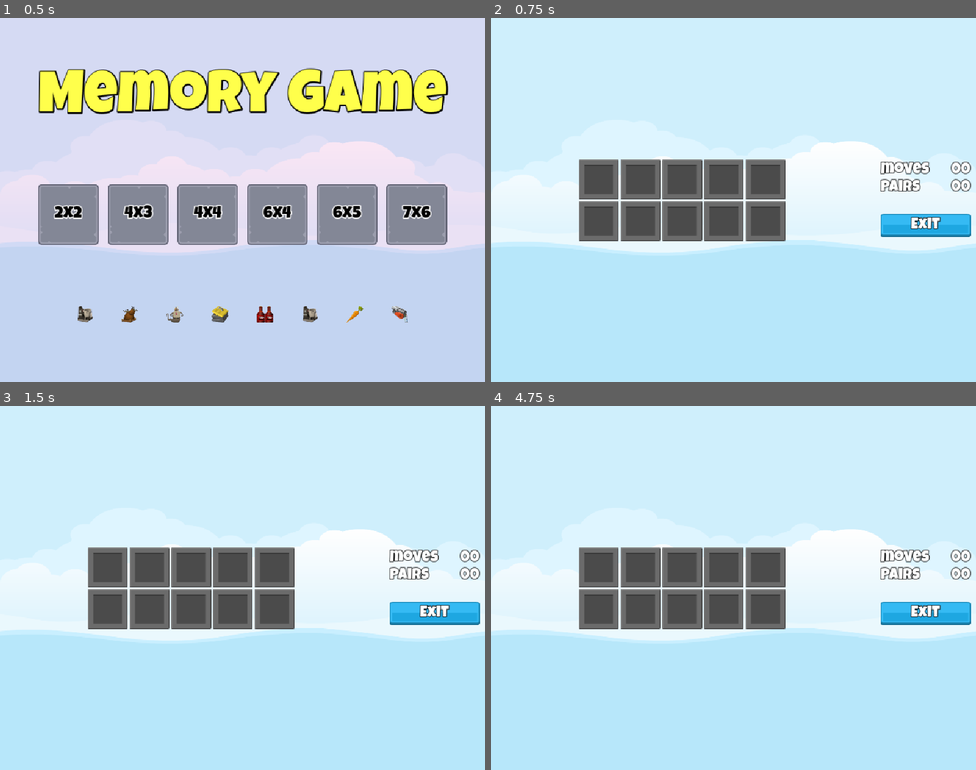
Above: before the commit, frames 1-4 (two rows, left to right).
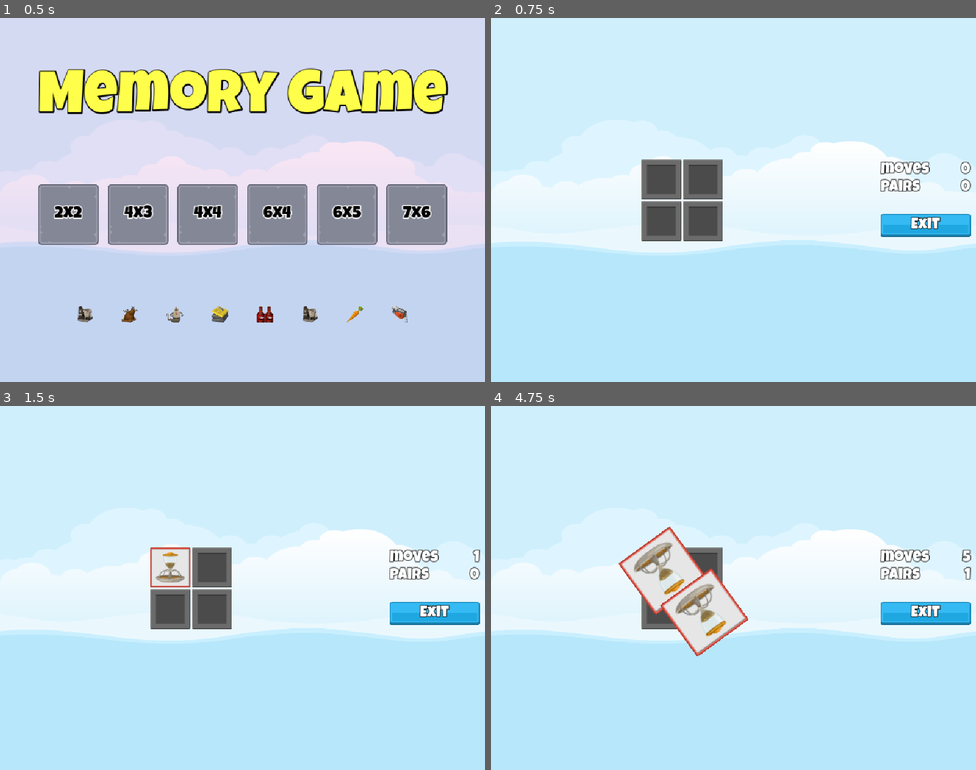
Above: after the commit, the same moments.

Repository: Hombolygo/Memory
Game: Godot game, scene res://Scenes/Master/Master.tscn
Two runs of this game, one before a commit and one after it. Both use one fixed random seed, a clock stepped at 60 frames per second and the inputs below.
Inputs (mouse positions are in pixels of both pictures, inside the frame that each line leads up to):
- Up to frame 1 (0.5 s): no input
- Up to frame 2 (0.75 s): click "2x2" at 0.5 s
- Up to frame 3 (1.5 s): click (169, 566) at 1.27 s
- Up to frame 4 (4.75 s): click (704, 566) at 2.02 s; click (660, 609) at 2.77 s; click (704, 609) at 3.52 s; click (660, 566) at 4.27 s

Frame 1 is identical in both runs. In frame 2, 7.1% of the frame differs, in the area x 18-99%, y 38-62%; in frame 3, 7.7%; in frame 4, 9.5%, in the area x 18-100%, y 33-69%.

Commit message:
finishing up the game

Diff:
--- a/Classes/LevelDataSelector.gd
+++ b/Classes/LevelDataSelector.gd
@@ -4,5 +4,40 @@
 
 const LEVELS_DATA : LevelDataResource = preload("res://Resources/levels_data.tres");
 
+var _selected_images: Array[Texture2D];
+var _level_setting: LevelSettingResource;
+
+func _init(level_setting: LevelSettingResource, selected_images: Array[Texture2D]) -> void:
+	_selected_images = selected_images;
+	_level_setting = level_setting;
+
+func get_target_pairs() -> int:
+	return _level_setting.get_target_pairs();
+
+func get_number_of_columns() -> int:
+	return _level_setting.columns;
+
+#region statics
 static func get_level_setting(level: int) -> LevelSettingResource:
 	return LEVELS_DATA.get_level_data(level);
+
+static func get_level_selection(level_num:int) -> LevelDataSelector:
+	var level_settings : LevelSettingResource = get_level_setting(level_num);
+
+	if level_settings == null:
+		return null;
+
+	ImageManager.shuffle_images();
+
+	var selected_images : Array[Texture2D];
+
+	for i in range(level_settings.get_target_pairs()):
+		selected_images.append(ImageManager.get_image(i));
+		selected_images.append(ImageManager.get_image(i));
+
+	selected_images.shuffle();
+
+	return LevelDataSelector.new(level_settings, selected_images);
+	pass;
+
+	#endregion
--- a/Globals/SignalHub.gd
+++ b/Globals/SignalHub.gd
@@ -2,3 +2,7 @@
 
 signal show_game(level:int);
 signal show_menu
+
+signal MemoryTilePressed(tile : MemoryTile);
+
+signal GameOver(moves: int);
--- a/Scenes/Game/Game.gd
+++ b/Scenes/Game/Game.gd
@@ -1,9 +1,39 @@
 extends Control
-
-
-
-
+const MEMORY_TILE = preload("res://Scenes/MemoryTile/MemoryTile.tscn")
+@onready var tile_grid: GridContainer = $HBoxContainer2/TileGrid
+@onready var scorer: Scorer = $Scorer
+@onready var sound: AudioStreamPlayer = $sound
+@onready var moves_label: Label = $HBoxContainer2/MarginContainer/VBoxContainer/HBoxContainer/MovesLabel
+@onready var pairs_label: Label = $HBoxContainer2/MarginContainer/VBoxContainer/HBoxContainer2/PairsLabel
 
 func _on_exit_button_pressed() -> void:
+	for t in tile_grid.get_children():
+		t.queue_free();
+	scorer._selections.clear();
+	SoundManager.play_button_click(sound);
 	SignalHub.show_menu.emit();
 	pass # Replace with function body.
+
+func _process(delta: float) -> void:
+	moves_label.text = scorer.get_moves_made();
+	pairs_label.text = scorer.get_pairs_made();
+	pass;
+
+func _enter_tree() -> void:
+	SignalHub.show_game.connect(level_selected)
+
+func level_selected(level_number: int) -> void:
+	var lds : LevelDataSelector = LevelDataSelector.get_level_selection(level_number);
+
+	var frame_image : Texture2D = ImageManager.get_random_frame_image();
+	tile_grid.columns = lds.get_number_of_columns();
+
+	for im in lds._selected_images:
+		add_memory_tile(im, frame_image);
+	scorer.clear_new_game(lds.get_target_pairs());
+	pass;
+
+func add_memory_tile(image: Texture2D, frame: Texture2D) -> void:
+	var mt : MemoryTile = MEMORY_TILE.instantiate();
+	tile_grid.add_child(mt);
+	mt.setup(image, frame);
--- a/Scenes/Game/Game.tscn
+++ b/Scenes/Game/Game.tscn
@@ -1,10 +1,11 @@
-[gd_scene load_steps=6 format=3 uid="uid://ce83a11mhh7r"]
+[gd_scene load_steps=7 format=3 uid="uid://ce83a11mhh7r"]
 
-[ext_resource type="Texture2D" uid="uid://dw3w0yx58ef67" path="res://assets/frames/hidden_frame_blank.png" id="1_gwu2e"]
 [ext_resource type="Script" uid="uid://dturt6jv8pdrb" path="res://Scenes/Game/Game.gd" id="1_y3kpf"]
 [ext_resource type="LabelSettings" uid="uid://ymqj6qkn4heq" path="res://Resources/white_32_labelsettings.tres" id="2_ln2h6"]
 [ext_resource type="Texture2D" uid="uid://bwngsqm6sduag" path="res://assets/ui/blue_button00.png" id="2_xbxml"]
 [ext_resource type="Texture2D" uid="uid://ywtwa3nwt5p3" path="res://assets/ui/green_button00.png" id="4_y3kpf"]
+[ext_resource type="PackedScene" uid="uid://bkaew8ked81tw" path="res://Scenes/Scorer/Scorer.tscn" id="5_y3kpf"]
+[ext_resource type="PackedScene" uid="uid://dxd4ncrsaupb1" path="res://Scenes/GameOverUI/GameOverUi.tscn" id="6_3k6gv"]
 
 [node name="Game" type="Control"]
 layout_mode = 3
@@ -23,51 +24,11 @@
 grow_horizontal = 2
 grow_vertical = 2
 
-[node name="GridContainer" type="GridContainer" parent="HBoxContainer2"]
+[node name="TileGrid" type="GridContainer" parent="HBoxContainer2"]
 layout_mode = 2
 size_flags_horizontal = 6
 size_flags_vertical = 4
 columns = 5
-
-[node name="TextureRect" type="TextureRect" parent="HBoxContainer2/GridContainer"]
-layout_mode = 2
-texture = ExtResource("1_gwu2e")
-
-[node name="TextureRect8" type="TextureRect" parent="HBoxContainer2/GridContainer"]
-layout_mode = 2
-texture = ExtResource("1_gwu2e")
-
-[node name="TextureRect9" type="TextureRect" parent="HBoxContainer2/GridContainer"]
-layout_mode = 2
-texture = ExtResource("1_gwu2e")
-
-[node name="TextureRect10" type="TextureRect" parent="HBoxContainer2/GridContainer"]
-layout_mode = 2
-texture = ExtResource("1_gwu2e")
-
-[node name="TextureRect2" type="TextureRect" parent="HBoxContainer2/GridContainer"]
-layout_mode = 2
-texture = ExtResource("1_gwu2e")
-
-[node name="TextureRect3" type="TextureRect" parent="HBoxContainer2/GridContainer"]
-layout_mode = 2
-texture = ExtResource("1_gwu2e")
-
-[node name="TextureRect4" type="TextureRect" parent="HBoxContainer2/GridContainer"]
-layout_mode = 2
-texture = ExtResource("1_gwu2e")
-
-[node name="TextureRect5" type="TextureRect" parent="HBoxContainer2/GridContainer"]
-layout_mode = 2
-texture = ExtResource("1_gwu2e")
-
-[node name="TextureRect6" type="TextureRect" parent="HBoxContainer2/GridContainer"]
-layout_mode = 2
-texture = ExtResource("1_gwu2e")
-
-[node name="TextureRect7" type="TextureRect" parent="HBoxContainer2/GridContainer"]
-layout_mode = 2
-texture = ExtResource("1_gwu2e")
 
 [node name="MarginContainer" type="MarginContainer" parent="HBoxContainer2"]
 custom_minimum_size = Vector2(200, 0)
@@ -136,4 +97,17 @@
 horizontal_alignment = 1
 vertical_alignment = 1
 
+[node name="Scorer" parent="." instance=ExtResource("5_y3kpf")]
+
+[node name="sound" type="AudioStreamPlayer" parent="."]
+
+[node name="GameOverUI" parent="." instance=ExtResource("6_3k6gv")]
+visible = false
+layout_mode = 1
+anchors_preset = 8
+anchor_left = 0.5
+anchor_top = 0.5
+anchor_right = 0.5
+anchor_bottom = 0.5
+
 [connection signal="pressed" from="HBoxContainer2/MarginContainer/VBoxContainer/ExitButton" to="." method="_on_exit_button_pressed"]
--- /dev/null
+++ b/Scenes/GameOverUI/GameOverUi.gd
@@ -0,0 +1,16 @@
+extends Control
+
+@onready var moves_label: Label = $NinePatchRect/VB/MovesLabel
+
+# Called when the node enters the scene tree for the first time.
+func _ready() -> void:
+	SignalHub.show_menu.connect(exit_to_menu)
+	SignalHub.GameOver.connect(on_game_over)
+	pass # Replace with function body.
+
+func on_game_over(moves : int) -> void:
+	show();
+	moves_label.text = "You took %d moves" % moves
+
+func exit_to_menu() -> void:
+	hide();
--- /dev/null
+++ b/Scenes/GameOverUI/GameOverUi.tscn
@@ -0,0 +1,62 @@
+[gd_scene load_steps=4 format=3 uid="uid://dxd4ncrsaupb1"]
+
+[ext_resource type="Texture2D" uid="uid://halks78jcy6i" path="res://assets/ui/UIbg.png" id="1_eeca3"]
+[ext_resource type="Script" uid="uid://blantxpn7ybsp" path="res://Scenes/GameOverUI/GameOverUi.gd" id="1_rh7ns"]
+[ext_resource type="LabelSettings" uid="uid://ymqj6qkn4heq" path="res://Resources/white_32_labelsettings.tres" id="2_rh7ns"]
+
+[node name="GameOverUI" type="Control"]
+layout_mode = 3
+anchors_preset = 15
+anchor_right = 1.0
+anchor_bottom = 1.0
+grow_horizontal = 2
+grow_vertical = 2
+mouse_filter = 2
+script = ExtResource("1_rh7ns")
+
+[node name="NinePatchRect" type="NinePatchRect" parent="."]
+layout_mode = 1
+anchors_preset = 8
+anchor_left = 0.5
+anchor_top = 0.5
+anchor_right = 0.5
+anchor_bottom = 0.5
+offset_left = -256.0
+offset_top = -180.0
+offset_right = 256.0
+offset_bottom = 180.0
+grow_horizontal = 2
+grow_vertical = 2
+texture = ExtResource("1_eeca3")
+patch_margin_left = 10
+patch_margin_top = 10
+patch_margin_right = 10
+patch_margin_bottom = 10
+
+[node name="VB" type="VBoxContainer" parent="NinePatchRect"]
+layout_mode = 1
+anchors_preset = 8
+anchor_left = 0.5
+anchor_top = 0.5
+anchor_right = 0.5
+anchor_bottom = 0.5
+offset_left = -20.0
+offset_top = -20.0
+offset_right = 20.0
+offset_bottom = 20.0
+grow_horizontal = 2
+grow_vertical = 2
+
+[node name="Label" type="Label" parent="NinePatchRect/VB"]
+layout_mode = 2
+text = "You Win"
+label_settings = ExtResource("2_rh7ns")
+horizontal_alignment = 1
+vertical_alignment = 1
+
+[node name="MovesLabel" type="Label" parent="NinePatchRect/VB"]
+layout_mode = 2
+text = "You Win"
+label_settings = ExtResource("2_rh7ns")
+horizontal_alignment = 1
+vertical_alignment = 1
--- a/Scenes/LevelButton/LevelButton.gd
+++ b/Scenes/LevelButton/LevelButton.gd
@@ -2,6 +2,7 @@
 
 @export var level_button_number : int = 1;
 @onready var label: Label = $Label
+@onready var sound: AudioStreamPlayer = $Sound
 
 # Called when the node enters the scene tree for the first time.
 func _ready() -> void:
@@ -15,5 +16,6 @@
 
 
 func _on_pressed() -> void:
+	SoundManager.play_button_click(sound);
 	SignalHub.show_game.emit(level_button_number);
 	pass # Replace with function body.
--- a/Scenes/Master/Master.gd
+++ b/Scenes/Master/Master.gd
@@ -6,8 +6,7 @@
 
 # Called when the node enters the scene tree for the first time.
 func _ready() -> void:
-	exit_button_pressed()
-	#var st = LevelDataSelector.get_level_setting(7);
+	exit_button_pressed();
 	pass # Replace with function body.
 
 func _enter_tree() -> void:
--- a/Scenes/Master/Master.tscn
+++ b/Scenes/Master/Master.tscn
@@ -25,6 +25,7 @@
 expand_mode = 1
 
 [node name="Music" type="AudioStreamPlayer" parent="."]
+volume_db = -80.0
 
 [node name="Main" parent="." instance=ExtResource("3_7tgqy")]
 visible = false
--- /dev/null
+++ b/Scenes/MemoryTile/MemoryTile.gd
@@ -0,0 +1,44 @@
+extends TextureButton
+
+class_name MemoryTile
+
+@onready var item_image: TextureRect = $ItemImage
+@onready var frame_image: TextureRect = $FrameImage
+
+
+# Called when the node enters the scene tree for the first time.
+func _ready() -> void:
+	reveal(false);
+	pass # Replace with function body.
+
+func setup(image: Texture2D, frame: Texture2D) -> void:
+	frame_image.texture = frame;
+	item_image.texture = image;
+
+func matcher_other_tile(other : MemoryTile) -> bool:
+	return other != self and other.item_image.texture == self.item_image.texture
+
+func kill_on_success() -> void:
+	z_index = 1;
+	var tween : Tween = create_tween();
+	tween.set_parallel(true);
+	tween.tween_property(self, "disabled", true, 0);
+
+	tween.tween_property(self, "rotation_degrees", 1080, 0.5);
+	tween.tween_property(self, "scale", Vector2(2,2),0.5);
+	tween.set_parallel(false);
+	tween.tween_interval(0.6);
+	tween.tween_property(self, "scale", Vector2.ZERO, 0)
+
+	scale = Vector2.ZERO;
+
+
+
+func _on_pressed() -> void:
+	if(Scorer.SelectionEnabled):
+		SignalHub.MemoryTilePressed.emit(self);
+	pass # Replace with function body.
+
+func reveal(r : bool) -> void:
+	frame_image.visible = r;
+	item_image.visible = r;
--- /dev/null
+++ b/Scenes/MemoryTile/MemoryTile.tscn
@@ -0,0 +1,56 @@
+[gd_scene load_steps=5 format=3 uid="uid://wuxjbvwotooj"]
+
+[ext_resource type="Texture2D" uid="uid://dw3w0yx58ef67" path="res://assets/frames/hidden_frame_blank.png" id="1_4q7u0"]
+[ext_resource type="Texture2D" uid="uid://dg8xn2jg8lxpx" path="res://assets/frames/green_frame.png" id="2_o5k6v"]
+[ext_resource type="Script" uid="uid://w8m75su8yjsh" path="res://Scenes/MemoryTile/MemoryTile.gd" id="2_wbwsp"]
+[ext_resource type="Texture2D" uid="uid://cceyie5u8yhpd" path="res://assets/glitch/admin_widget.png" id="3_wbwsp"]
+
+[node name="MemoryTile" type="TextureButton"]
+anchors_preset = 8
+anchor_left = 0.5
+anchor_top = 0.5
+anchor_right = 0.5
+anchor_bottom = 0.5
+offset_left = -42.0
+offset_top = -42.0
+offset_right = 42.0
+offset_bottom = 42.0
+grow_horizontal = 2
+grow_vertical = 2
+pivot_offset = Vector2(42, 45)
+size_flags_horizontal = 4
+size_flags_vertical = 4
+texture_normal = ExtResource("1_4q7u0")
+script = ExtResource("2_wbwsp")
+
+[node name="FrameImage" type="TextureRect" parent="."]
+layout_mode = 1
+anchors_preset = 8
+anchor_left = 0.5
+anchor_top = 0.5
+anchor_right = 0.5
+anchor_bottom = 0.5
+offset_left = -42.0
+offset_top = -42.0
+offset_right = 42.0
+offset_bottom = 42.0
+grow_horizontal = 2
+grow_vertical = 2
+texture = ExtResource("2_o5k6v")
+
+[node name="ItemImage" type="TextureRect" parent="."]
+layout_mode = 1
+anchors_preset = 8
+anchor_left = 0.5
+anchor_top = 0.5
+anchor_right = 0.5
+anchor_bottom = 0.5
+offset_left = -32.0
+offset_top = -32.0
+offset_right = 32.0
+offset_bottom = 32.0
+grow_horizontal = 2
+grow_vertical = 2
+texture = ExtResource("3_wbwsp")
+
+[connection signal="pressed" from="." to="." method="_on_pressed"]
--- /dev/null
+++ b/Scenes/Scorer/Scorer.gd
@@ -0,0 +1,70 @@
+extends Node
+
+class_name Scorer
+
+@onready var sound: AudioStreamPlayer = $Sound
+@onready var reveal_timer: Timer = $RevealTimer
+
+static var SelectionEnabled: bool = true;
+
+var _selections : Array[MemoryTile];
+var _target_pairs : int = 0;
+var _moves : int = 0;
+var _pairs : int = 0;
+
+func get_moves_made() -> String:
+	return str(_moves);
+
+func get_pairs_made() -> String:
+	return str(_pairs);
+
+func _enter_tree() -> void:
+	SignalHub.MemoryTilePressed.connect(tile_pressed);
+
+func clear_new_game(target : int) -> void:
+	_selections.clear();
+	_target_pairs = target;
+	_moves = 0;
+	_pairs = 0;
+	SelectionEnabled = true;
+
+func tile_pressed(tile : MemoryTile) -> void:
+	if  _selections.has(tile):
+		return;
+	_moves += 1;
+	_selections.append(tile);
+	tile.reveal(true);
+	SoundManager.play_tile_click(sound);
+	if _selections.size() == 2:
+		SelectionEnabled = false;
+		process_pair();
+		if _selections[0].matcher_other_tile(_selections[1]):
+			_pairs += 1;
+			_selections[0].kill_on_success()
+			_selections[1].kill_on_success()
+
+		SoundManager.play_sound(sound, SoundManager.SOUND_SUCCESS);
+
+
+		##dosomething
+
+
+func process_pair() -> void:
+	if _selections.size() != 2:
+		return;
+	SelectionEnabled = true;
+	reveal_timer.start();
+
+func check_game_over() -> void:
+	if _target_pairs == _pairs:
+		SelectionEnabled = false;
+		SignalHub.GameOver.emit(_moves);
+	else:
+		SelectionEnabled = true;
+
+func _on_reveal_timer_timeout() -> void:
+	for s in _selections:
+		s.reveal(false);
+	_selections.clear();
+	check_game_over();
+	pass # Replace with function body.
--- /dev/null
+++ b/Scenes/Scorer/Scorer.tscn
@@ -0,0 +1,14 @@
+[gd_scene load_steps=2 format=3 uid="uid://bkaew8ked81tw"]
+
+[ext_resource type="Script" uid="uid://bxu4d6atmryrn" path="res://Scenes/Scorer/Scorer.gd" id="1_pmgxc"]
+
+[node name="Scorer" type="Node"]
+script = ExtResource("1_pmgxc")
+
+[node name="Sound" type="AudioStreamPlayer" parent="."]
+
+[node name="RevealTimer" type="Timer" parent="."]
+wait_time = 1.2
+one_shot = true
+
+[connection signal="timeout" from="RevealTimer" to="." method="_on_reveal_timer_timeout"]
--- a/project.godot
+++ b/project.godot
@@ -31,6 +31,8 @@
 
 naming/scene_name_casing=1
 naming/script_name_casing=1
+version_control/plugin_name="GitPlugin"
+version_control/autoload_on_startup=true
 
 [rendering]
 
Not shown, added: Scenes/GameOverUI/GameOverUi.gd.uid
Not shown, added: Scenes/MemoryTile/MemoryTile.gd.uid
Not shown, added: Scenes/Scorer/Scorer.gd.uid
